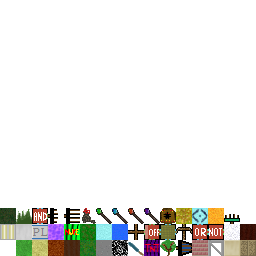
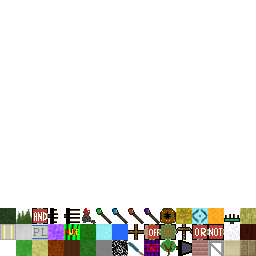
Layer changes from the first w=256, h=256 image to the second:
added layer "Pasted Layer" above "ItemTextures.png" over bbox(240, 208, 256, 224)
